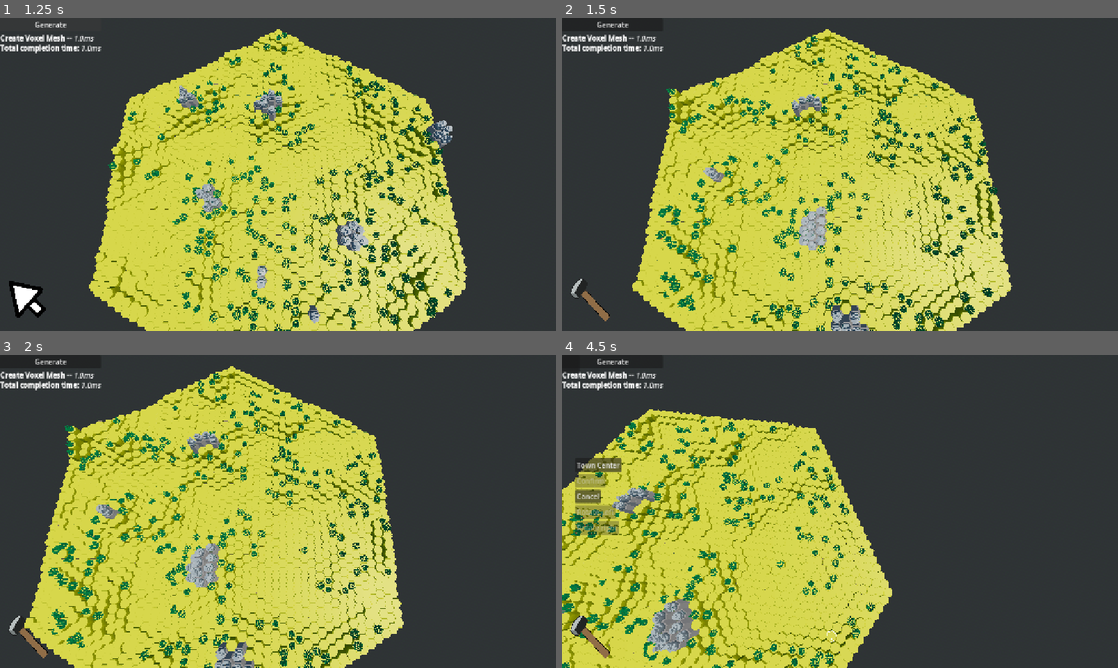
Above: before the commit, frames 1-4 (two rows, left to right).
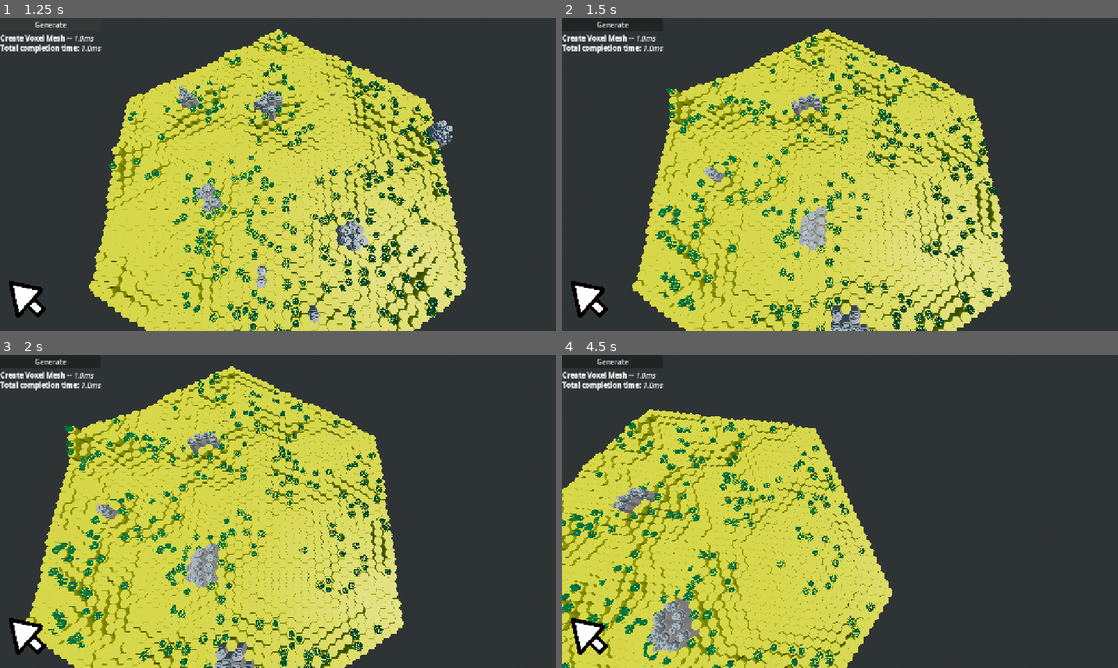
Above: after the commit, the same moments.

Repository: forzinkahd/HexaKingdomGameRepo
Game: Godot game, scene res://Scenes/GameScene.tscn
Same seed, same stepped clock (60 frames per second), same inputs: the game is played once before the commit and once after it.
Inputs (mouse positions are in pixels of both pictures, inside the frame that each line leads up to):
- Up to frame 1 (1.25 s): click "Generate" at 0.5 s
- Up to frame 2 (1.5 s): tap Enter at 1.25 s; move the mouse to (962, 158) at 1.27 s; hold D (MoveRight) from 1.28 s (still down); tap 2 (Build) at 1.35 s; click (962, 158) at 1.42 s
- Up to frame 3 (2 s): keep holding D (MoveRight)
- Up to frame 4 (4.5 s): move the mouse to (728, 527) at 2.02 s; release D (MoveRight) at 2.03 s; hold S (MoveBackwards) 2.03-2.78 s; tap Q (RotateCameraLeft) at 2.1 s; move the mouse to (895, 442) at 2.77 s; hold D (MoveRight) 2.78-3.53 s; hold E (RotateCameraRight) 2.78-3.53 s; move the mouse to (812, 574) at 3.52 s; hold W (MoveForward) 3.53-4.28 s; tap 1 (Select) at 3.6 s; click (812, 574) at 3.67 s; move the mouse to (1006, 558) at 4.27 s; hold A (MoveLeft) from 4.28 s (still down); tap 2 (Build) at 4.35 s

Frame 1 is identical in both runs. In frame 2, 0.5% of the frame differs, in the area x 1-9%, y 83-97%; in frame 3, 0.5%; in frame 4, 2.0%, in the area x 0-50%, y 5-97%.
Error after the commit: Parse Error: Could not parse global class "Villager" from "res://Scenes/Units/villager.gd". (res://scripts/interaction.gd:442)

Commit message:
Revert "more broken"
This reverts commit 63220439d5f52afa65fa547802788eb2cacb5b1e.

Diff:
--- a/Scenes/Units/villager.gd
+++ b/Scenes/Units/villager.gd
@@ -37,7 +37,70 @@
 	await reached_target
 
 
-
+func can_carry_more() -> bool:
+	# keep your capacity logic if you have it
+	return true
+
+
+func face_point_yaw(p: Vector3) -> void:
+	var dir := p - global_position
+	dir.y = 0.0
+	if dir.length() < 0.0001:
+		return
+
+	# Godot forward is -Z, so yaw from X/Z:
+	var yaw := atan2(dir.x, dir.z)
+	rotation.y = yaw
+
+	# hard lock pitch/roll so nothing accumulates
+	rotation.x = 0.0
+	rotation.z = 0.0
+
+
+
+func pickup_log_with_animation(log: LogPickup) -> bool:
+	if log == null or not is_instance_valid(log):
+		return false
+
+	# reserve first so others don’t steal it during animation
+	if not log.reserve():
+		return false
+
+	# face it
+	face_point_yaw(log.global_position)
+
+	# small lunge forward (optional but feels good)
+	var start_pos := global_position
+	var dir := (log.global_position - global_position)
+	dir.y = 0.0
+	if dir.length() > 0.001:
+		dir = dir.normalized()
+		global_position = start_pos + dir * pickup_lunge_distance
+
+	# play a tiny “pickup” tween on the visual (optional)
+	var t := get_tree().create_tween()
+	if visual != null:
+		var start_rot := visual.rotation
+		t.tween_property(visual, "rotation:x", start_rot.x + deg_to_rad(10.0), pickup_time * 0.4)
+		t.tween_property(visual, "rotation:x", start_rot.x, pickup_time * 0.6)
+	else:
+		# no visual node, just wait the beat
+		t.tween_interval(pickup_time)
+
+	await t.finished
+
+	if visual != null:
+		visual.rotation.x = 0.0
+		visual.rotation.z = 0.0
+
+	# log might be gone (collected by someone else / freed)
+	if not is_instance_valid(log):
+		return false
+
+	# collect
+	carrying_logs += log.amount
+	log.collect_and_free() # safe free + prevents double collect
+	return true
 
 
 func _physics_process(delta: float) -> void:
